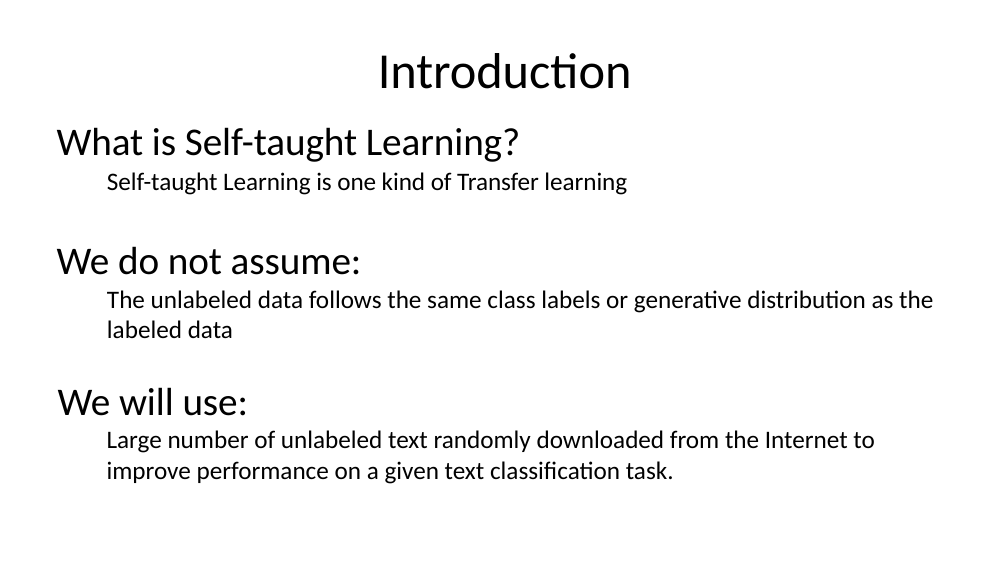
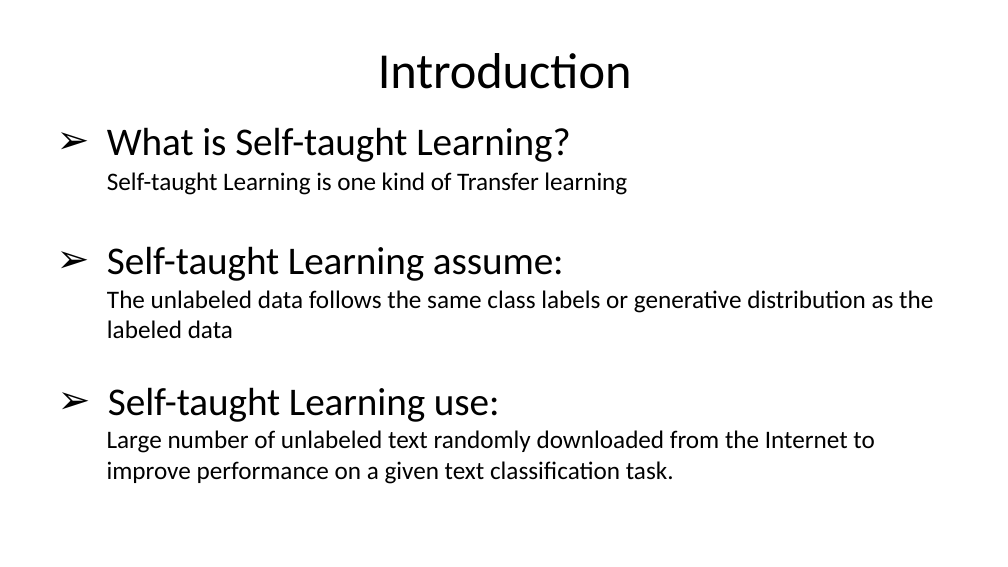
Before and after one commit to CMWENLIU/fast_tensor, a slide deck: slide 5 of efs/Artificial neural network based Self-taught leaning on text mining.pptx (slide 3 before the commit). Drawn at 1008x567 pixels with LibreOffice and Linux fonts; fonts in the diff are those of the drawing. Boxes give left, top, right and bottom in pixels: in the first picture for what was removed or moved away, otherwise in the second. Text is boxed around its words. In the diff, an @@ line names an element or a change of style, - is before the commit and + after.

```diff
--- a/efs/Artificial neural network based Self-taught leaning on text mining.pptx
+++ b/efs/Artificial neural network based Self-taught leaning on text mining.pptx
@@ text at <box>107,127,570,162</box>: bullet none to ➢ @@
@@ text at <box>107,246,564,281</box>: text changed @@
-We do not assume:
+➢ Self-taught Learning assume:
@@ text at <box>108,387,500,422</box>: text changed @@
-We will use:
+➢ Self-taught Learning use:
```
Also in this commit, not shown: 22 other slides changed, 41 slides added, 39 slides removed, 1 other file.
